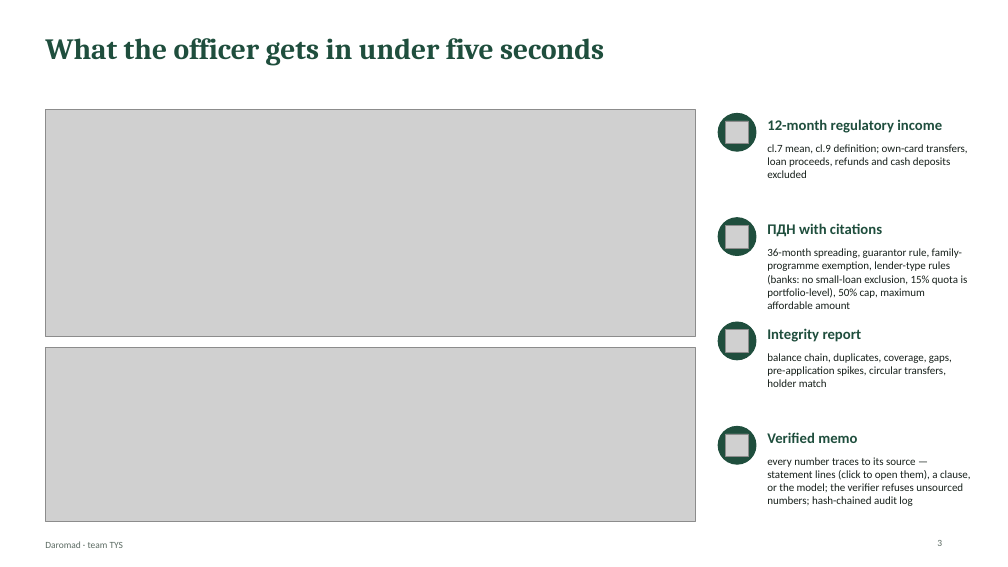
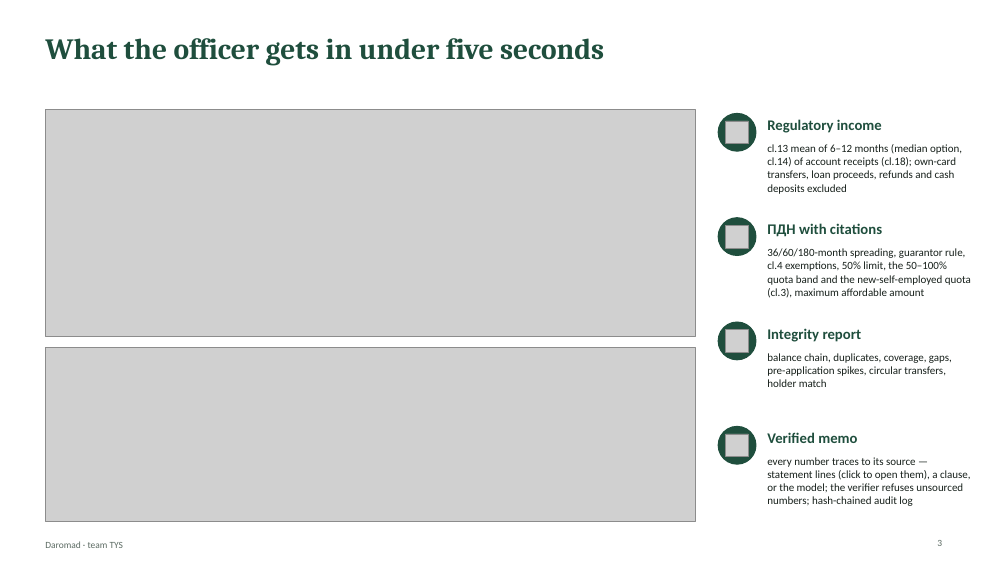
Before and after one commit to hmunisbekk-droid/TYS-fintech, a slide deck: slide 3 of deck/Daromad_TYS_deck.pptx. Drawn at 1008x567 pixels with LibreOffice and Linux fonts; fonts in the diff are those of the drawing; grey boxes stand for pictures. Boxes give left, top, right and bottom in pixels: in the first picture for what was removed or moved away, otherwise in the second. Text is boxed around its words. In the diff, an @@ line names an element or a change of style, - is before the commit and + after.

```diff
--- a/deck/Daromad_TYS_deck.pptx
+++ b/deck/Daromad_TYS_deck.pptx
@@ text at <box>767,119,882,133</box>: text changed @@
-12-month regulatory income
+Regulatory income
@@ text at <box>767,144,962,194</box>: text changed @@
-cl.7 mean, cl.9 definition; own-card transfers, loan proceeds, refunds and cash deposits excluded
+cl.13 mean of 6–12 months (median option, cl.14) of account receipts (cl.18); own-card transfers, loan proceeds, refunds and cash deposits excluded
@@ text at <box>767,248,971,298</box>: text changed @@
-36-month spreading, guarantor rule, family-programme exemption, lender-type rules (banks: no small-loan exclusion, 15% quota is portfolio-level), 50% cap, maximum affordable amount
+36/60/180-month spreading, guarantor rule, cl.4 exemptions, 50% limit, the 50–100% quota band and the new-self-employed quota (cl.3), maximum affordable amount
```
Also in this commit, not shown: 7 other slides changed, 2 slides added, 9 other files.
